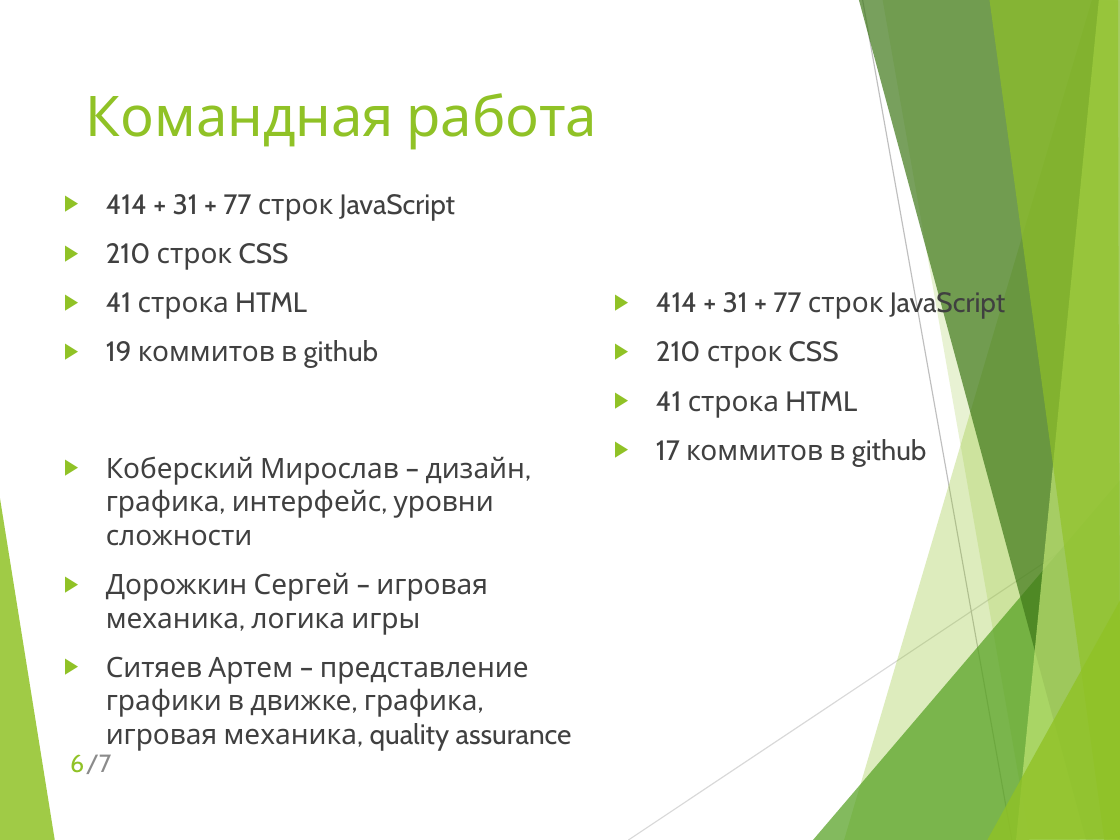
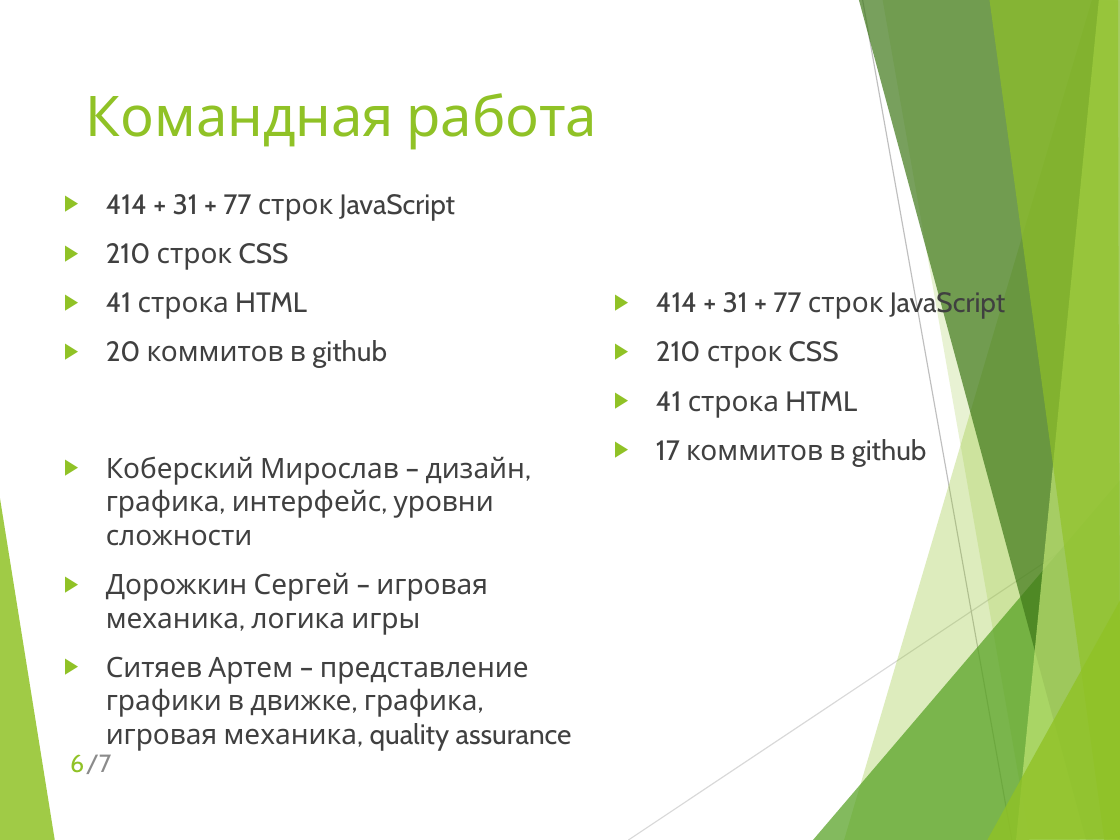
Before and after one commit to Mup0c/GetOutOfTheDNIWE, a slide deck: slide 6 of GOoTD_Koberskiy_Dorozhkin_Sityaev.pptx. Drawn at 1120x840 pixels with LibreOffice and Linux fonts; fonts in the diff are those of the drawing. Boxes give left, top, right and bottom in pixels: in the first picture for what was removed or moved away, otherwise in the second. Text is boxed around its words. In the diff, an @@ line names an element or a change of style, - is before the commit and + after.

```diff
--- a/GOoTD_Koberskiy_Dorozhkin_Sityaev.pptx
+++ b/GOoTD_Koberskiy_Dorozhkin_Sityaev.pptx
@@ text at bbox=[106, 340, 387, 368]: text changed @@
-▶ 19 коммитов в github
+▶ 20 коммитов в github
```
Also in this commit, not shown: 1 other file.
